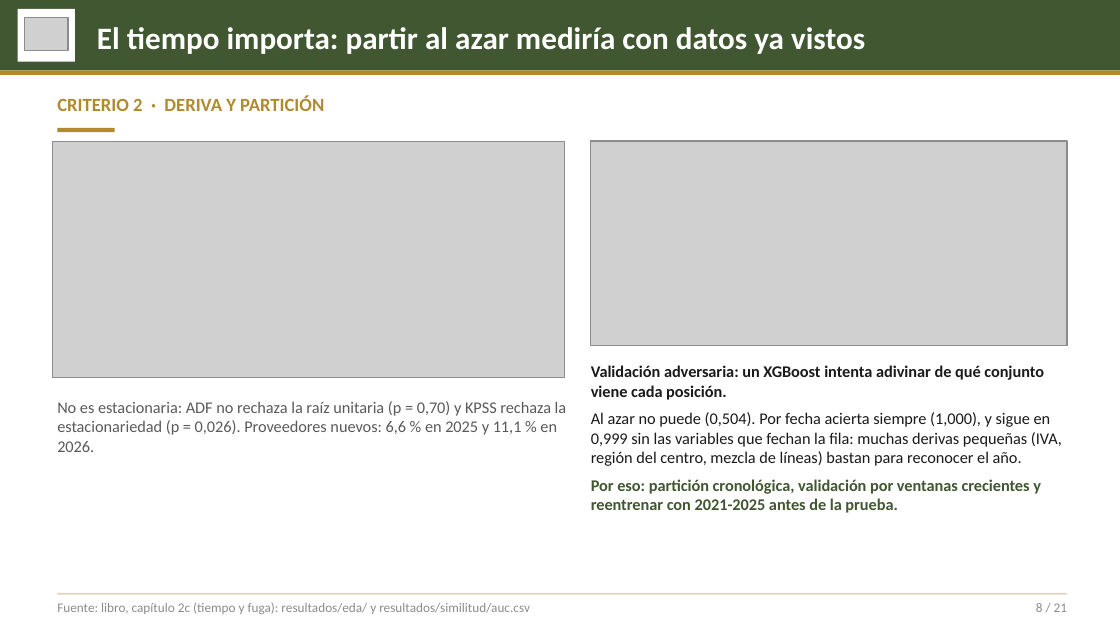
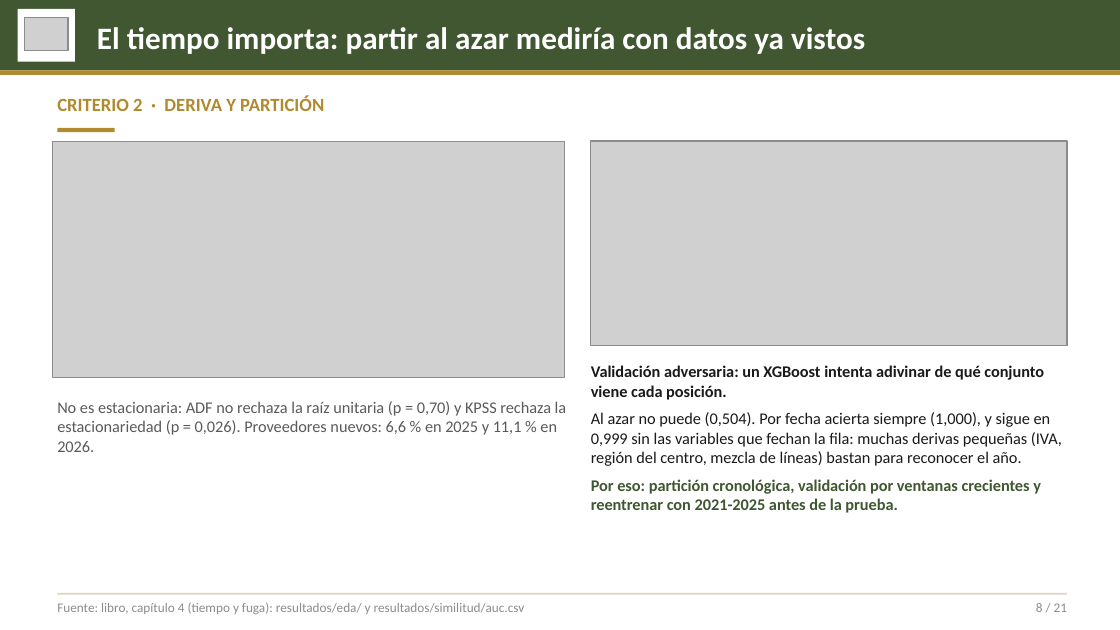
Before and after one commit to ddcarbono/otif-compras-ml, a slide deck: slide 8 of presentacion/sustentacion_otif.pptx. Drawn at 1120x630 pixels with LibreOffice and Linux fonts; fonts in the diff are those of the drawing; grey boxes stand for pictures. Boxes give left, top, right and bottom in pixels: in the first picture for what was removed or moved away, otherwise in the second. Text is boxed around its words. In the diff, an @@ line names an element or a change of style, - is before the commit and + after.

Commit message:
Por qué XGBoost y no la logística con N y M (criticas.csv), capítulo 10 con siete conjuntos públicos, lámina 19 nueva

```diff
--- a/presentacion/sustentacion_otif.pptx
+++ b/presentacion/sustentacion_otif.pptx
@@ text at (x1=57, y1=602, x2=525, y2=614): text changed @@
-Fuente: libro, capítulo 2c (tiempo y fuga): resultados/eda/ y resultados/similitud/auc.csv
+Fuente: libro, capítulo 4 (tiempo y fuga): resultados/eda/ y resultados/similitud/auc.csv
```
Also in this commit, not shown: 14 other slides changed, 1 slide added, 1 slide removed, 30 other files.
